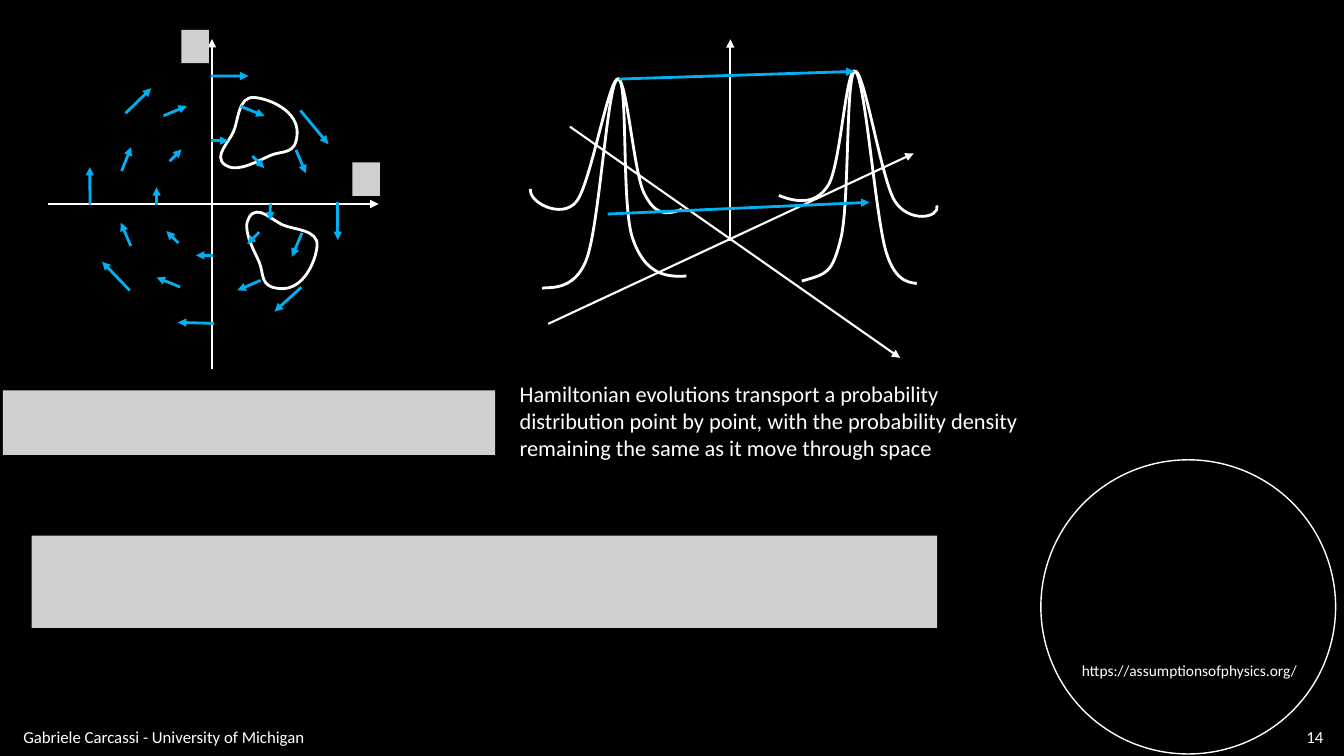
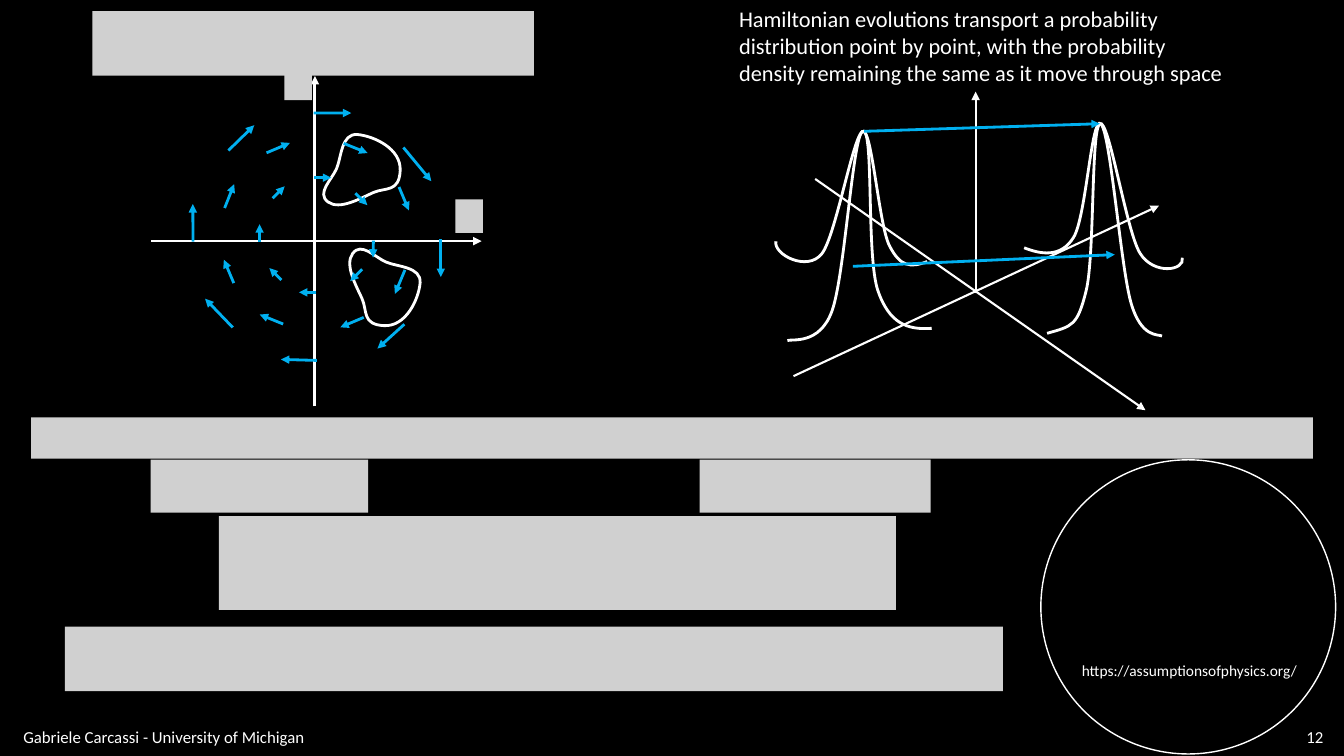
Before and after one commit to assumptionsofphysics/slides, a slide deck: slide 12 of BookCompanions-v2/RP-Class-3.pptx (slide 14 before the commit). Drawn at 1344x756 pixels with LibreOffice and Linux fonts; fonts in the diff are those of the drawing; grey boxes stand for pictures; background and template pictures are left out. Boxes give left, top, right and bottom in pixels: in the first picture for what was removed or moved away, otherwise in the second. Text is boxed around its words. In the diff, an @@ line names an element or a change of style, - is before the commit and + after.

```diff
--- a/BookCompanions-v2/RP-Class-3.pptx
+++ b/BookCompanions-v2/RP-Class-3.pptx
@@ picture added at [93,11,534,76] @@
@@ text at [739,11,1222,85]: text changed @@
-Hamiltonian evolutions transport a probability distribution point by point, with the probability density remaining the same as it move through space
+Hamiltonian evolutions transport a probability
+distribution point by point, with the probability
+density remaining the same as it move through space
@@ arrow moved from (731, 241) - (731, 39) to (976, 293) - (976, 92) @@
@@ arrow moved from (548, 324) - (913, 153) to (793, 376) - (1159, 206) @@
@@ 19 arrows, 2 freeform shapes, 1 picture: place and size @@
-19 arrows, 2 freeform shapes, 1 picture at [48,30,379,370]
+19 arrows, 2 freeform shapes, 1 picture at [151,67,482,406]
@@ 4 freeform shapes, 3 arrows: place and size @@
-4 freeform shapes, 3 arrows at [530,71,938,358]
+4 freeform shapes, 3 arrows at [776,123,1183,410]
@@ 7 arrows, 1 picture: place and size @@
-7 arrows, 1 picture at [122,147,380,312]
+7 arrows, 1 picture at [225,185,483,349]
@@ picture removed at [3,390,495,455] @@
@@ picture added at [31,417,1314,459] @@
@@ picture added at [151,460,369,513] @@
@@ picture added at [700,460,931,513] @@
@@ picture: place and size @@
-picture at [32,535,938,628]
+picture at [219,516,896,610]
@@ picture added at [65,627,1003,692] @@
@@ page number at [1306,732,1323,743]: text changed @@
-14
+12
```
Also in this commit, not shown: 9 other slides changed, 1 slide added, 1 slide removed.
